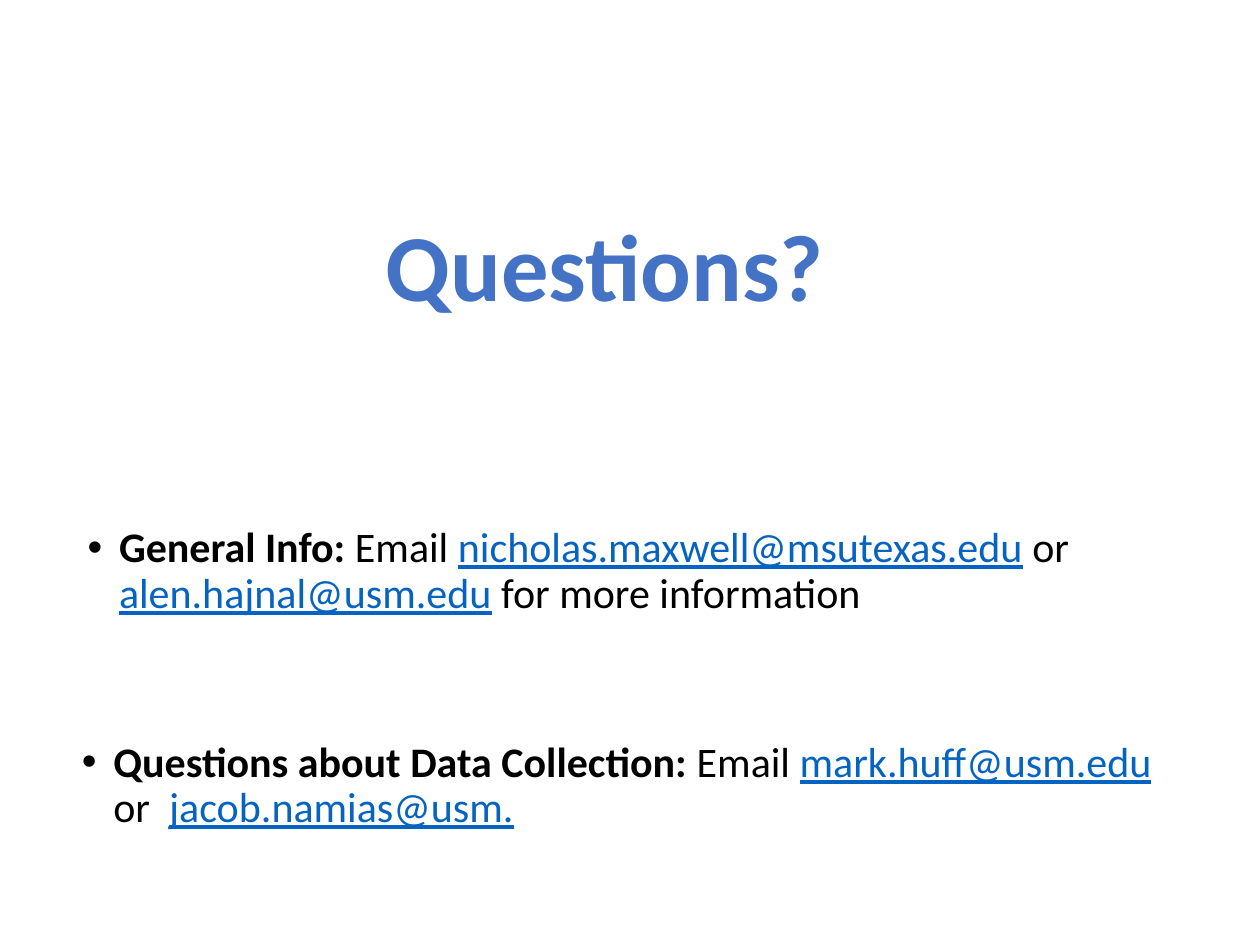
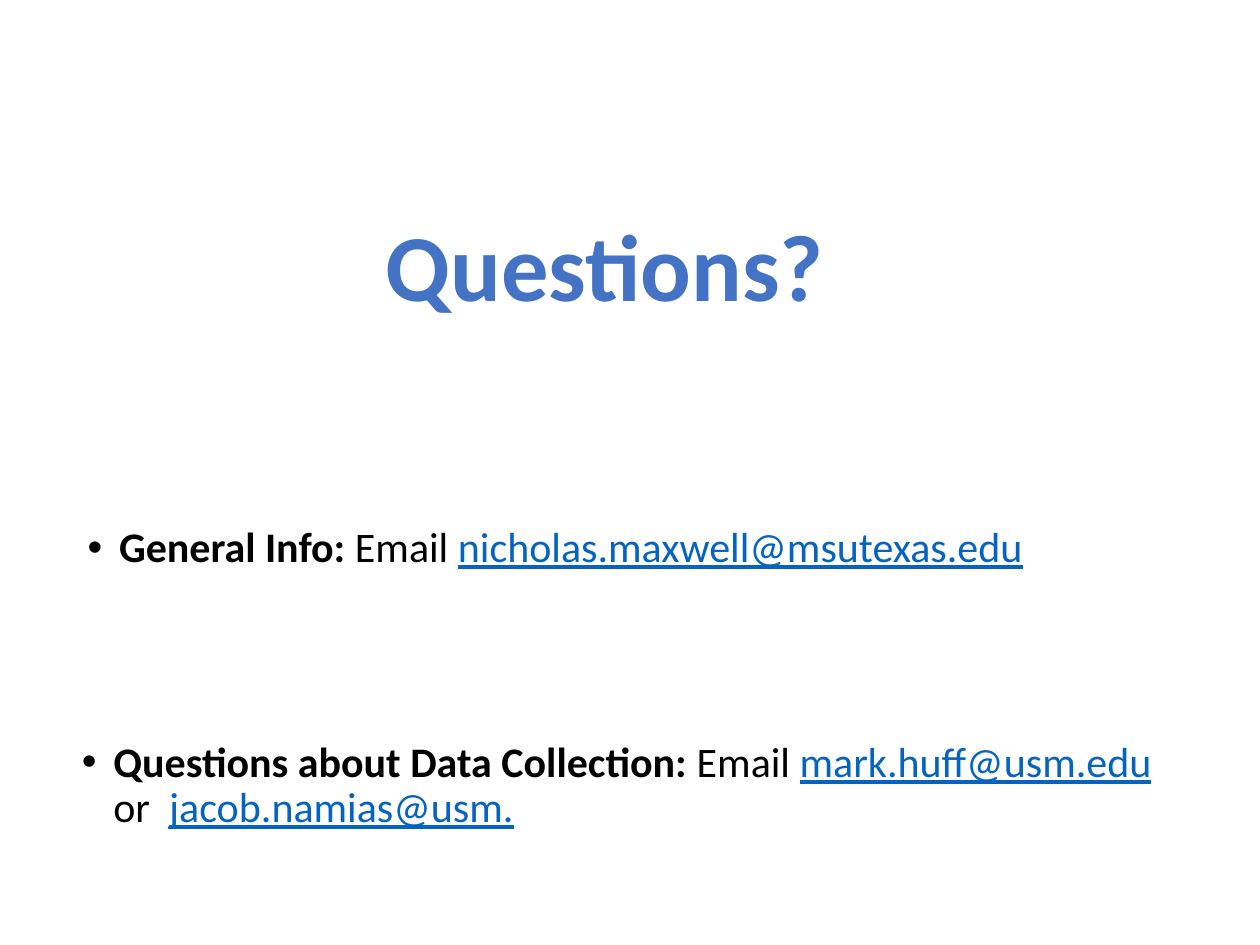
Before and after one commit to npm27/Affordance-Norms, a slide deck: slide 32 of 5 Presentations/UCONN 2022.pptx (slide 33 before the commit). Drawn at 1260x945 pixels with LibreOffice and Linux fonts; fonts in the diff are those of the drawing. Boxes give left, top, right and bottom in pixels: in the first picture for what was removed or moved away, otherwise in the second. Text is boxed around its words. In the diff, an @@ line names an element or a change of style, - is before the commit and + after.

```diff
--- a/5 Presentations/UCONN 2022.pptx
+++ b/5 Presentations/UCONN 2022.pptx
@@ text at [119, 532, 1023, 569]: text changed @@
-• General Info: Email nicholas.maxwell@msutexas.edu or alen.hajnal@usm.edu for more information
+• General Info: Email nicholas.maxwell@msutexas.edu
```
Also in this commit, not shown: 3 other slides changed, 1 slide removed, 18 other files.
